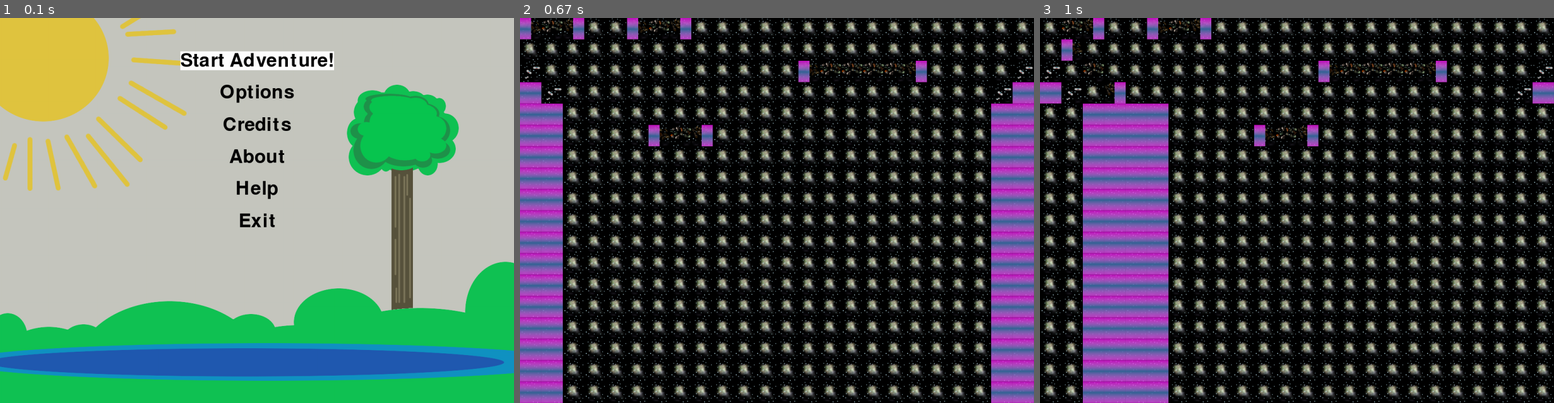
Above: before the commit, frames 1-3 (left to right).
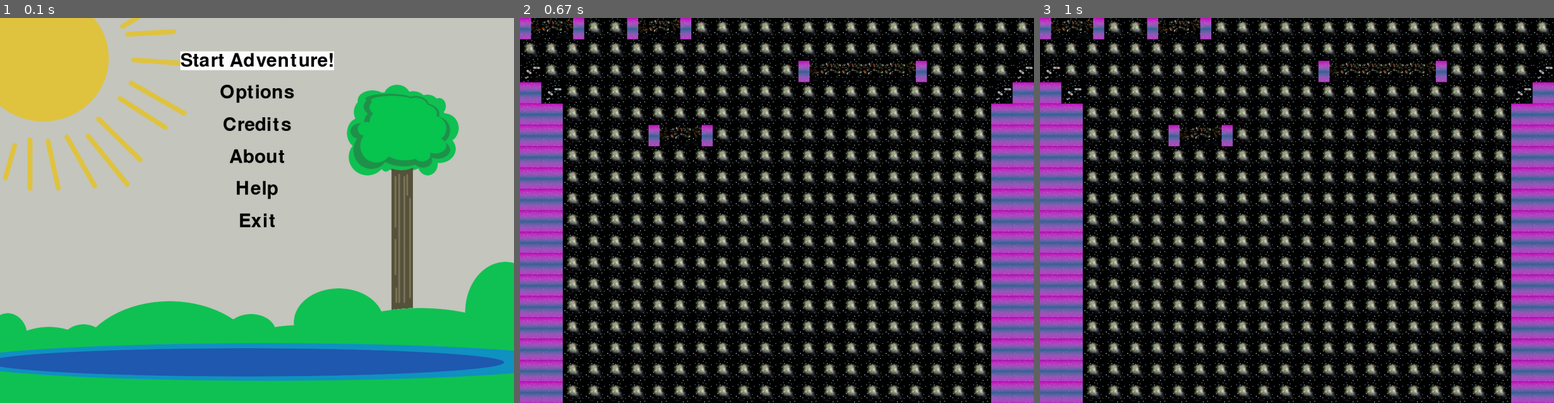
Above: after the commit, the same moments.

Repository: summerpygames/parachute
Game: pygame game, started from main.py
The game is run twice, just before and just after one commit, with the same random seed, the same clock (stepped at 60 frames per second) and the same inputs. The source is Python 2; it was converted automatically to run under Python 3.
Inputs:
- Up to frame 1 (0.1 s): no input
- Up to frame 2 (0.67 s): tap Enter at 0.33 s
- Up to frame 3 (1 s): tap Enter at 0.67 s

Frames 1-2 are identical in both runs. In frame 3, 27% of the frame differs, in the area x 0-100%, y 0-100%.

Commit message:
added log finder

Diff:
--- a/tileMapper.py
+++ b/tileMapper.py
@@ -69,30 +69,6 @@
 for line in mapString:
 	tileMap.append(list(line.strip()))#map(string, line.split()))
 
-logX = 0
-logY = 0
-logLocation = []
-for line in tileMap: #checks each line
-	if (("(" in line != False) and (")" in line != False)):
-		logLocation.append([line.index('('), logY, (line.index(')')-line.index('(')) ]) # appends x and y coords, and end-start
-	logY+=1
-print logLocation
-
-
-foundLogs = []
-findX = 0
-findY = 0
-while (findX <= 17):
-    while (findY <= 23):
-        if tileMap[findX][findY] == "(":
-            for i in range(findY, 24):
-                if tileMap[findX][i] == ")":
-                    foundLogs.append([findX, findY, (i - findY + 1)])
-        findY += 1
-    findY = 0
-    findX += 1
-print foundLogs, " ... "
-
 
 def tileCharRead(tileChar): #picks the correct image for each ascii stand-in
 
@@ -150,21 +126,42 @@
 	pygame.display.flip() #moves blits onto scene
 
 
-def objectMove(tileMap, tileObjectBuffer):
+def searchLogs(tileMap):
+	logX = 0
+	logY = 0
+	logLocation = []
+	for line in tileMap: #checks each line
+		if (("(" in line != False) and (")" in line != False)):
+			logLocation.append([line.index('('), logY, (line.index(')')-line.index('(')) ]) # appends x and y coords, and end-start
+		logY+=1
+	print logLocation
+
+def findLogs(tileMap):
+	foundLogs = []
+	findX = 0
+	findY = 0
+	while (findX <= 17):
+	    while (findY <= 23):
+	        if tileMap[findX][findY] == "(":
+	            for i in range(findY, 24):
+	                if tileMap[findX][i] == ")":
+	                    foundLogs.append([findX, findY, (i - findY + 1)])
+	        findY += 1
+	    findY = 0
+	    findX += 1
+	return foundLogs
+
+
+def objectMove(tileMap, log):
+	yCoord = findLogs(tileMap)[0][0]
+	xCoord = findLogs(tileMap)[0][1]
+	xLength = findLogs(tileMap)[0][2]
+
+	#tileMap.pop[xCoord, ]
+
 	#tileObjectBuffer = ""
 	#tileObjectBuffer = tileMap[0] + tileMap[1] + tileMap[2]
-	tileMap.pop(0)
-	tileMap.pop(0)
-	tileMap.pop(0)
-	tileMap.pop(0)
-
-	tileMap.insert(0, ")")
-	tileMap.insert(0, "=")
-	tileMap.insert(0, "(")
-	tileMap.insert(0, "w")
-
-	#tileMap.insert(0, ('w', '(', '=', ')'))
-	#tileMap.pop(4)
+	#tileMap.pop(0)
 	#tileMap.insert(0, "w")
 
 	#tileMap.insert(0, (tileObjectBuffer.split()))
